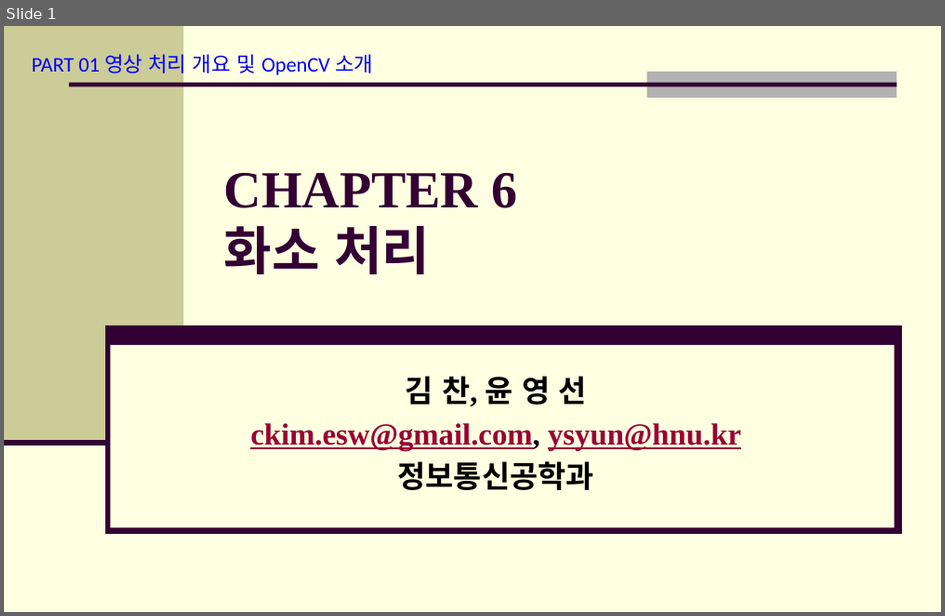
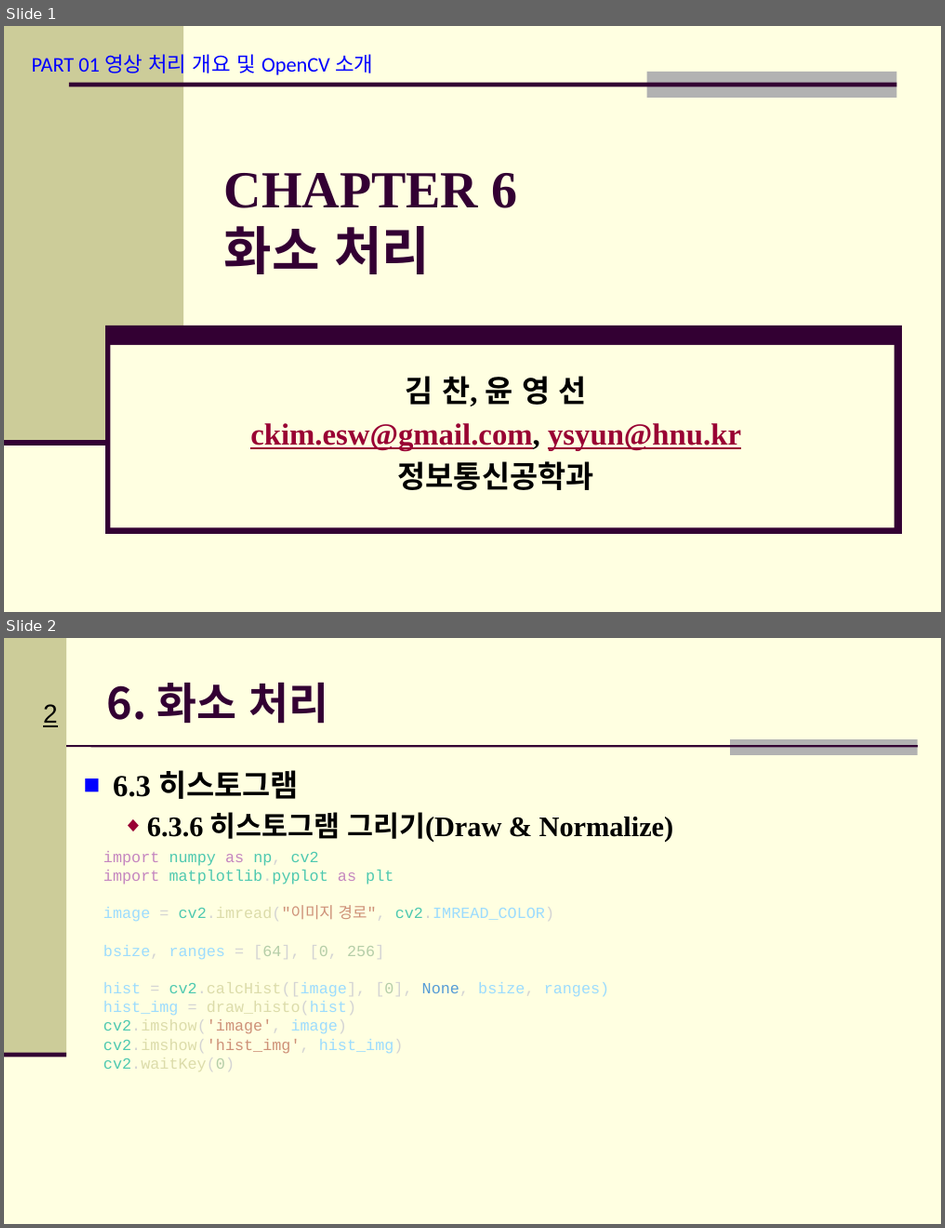
Before and after one commit to Hitbee-dev/OpenCV-Python, a slide deck: 2022-11-08/documents/CH_06 화소 처리.pptx. Shown one above the other, each under a label of ours: slide 1 before the commit, slides 1 and 2 after it. The pictures are 945x616 and 945x1228 pixels, drawn with LibreOffice and Linux fonts; fonts in the diff are those of the drawing; background and template pictures are left out. Boxes give left, top, right and bottom in pixels: in the first picture for what was removed or moved away, otherwise in the second. Text is boxed around its words. In the diff, an @@ line names an element or a change of style, - is before the commit and + after.

```diff
--- a/2022-11-08/documents/CH_06 화소 처리.pptx
+++ b/2022-11-08/documents/CH_06 화소 처리.pptx
@@ slide 2 added at [4,638,941,1224], background #FFFFE1 @@
@@ rectangle added at [4,638,67,1055], fill #CCCC99 @@
@@ title added at [107,682,329,724], 33.3 pt, text #330033, bold @@
+6. 화소 처리
@@ page number added at [43,704,58,727], 20 pt, text #000000, underline @@
+2
@@ line added from (67, 746) to (918, 746), #330033 1.5 pt @@
@@ rectangle added at [730,739,918,755], fill #B2B2B2 @@
@@ text added at [113,770,675,843], 21.7 pt, text #000000, bold @@
+■ 6.3 히스토그램
+  ◆ 6.3.6 히스토그램 그리기(Draw & Normalize)
@@ text added at [104,851,610,1071], 12 pt, text #9CDCFE @@
+import numpy as np, cv2
+import matplotlib.pyplot as plt
+image = cv2.imread("이미지 경로", cv2.IMREAD_COLOR)
+bsize, ranges = [64], [0, 256]
+hist = cv2.calcHist([image], [0], None, bsize, ranges)
+hist_img = draw_histo(hist)
+cv2.imshow('image', image)
+cv2.imshow('hist_img', hist_img)
+cv2.waitKey(0)
@@ line added from (4, 1055) to (67, 1055), #330033 3.5 pt @@
```
Also in this commit, not shown: 5 other slides added, 1 slide removed, 1 other file.
